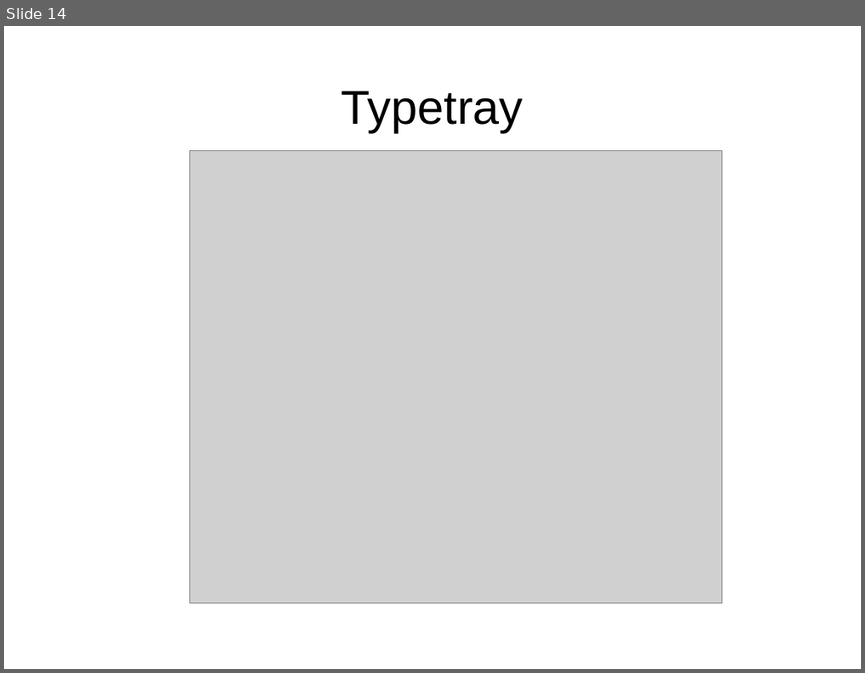
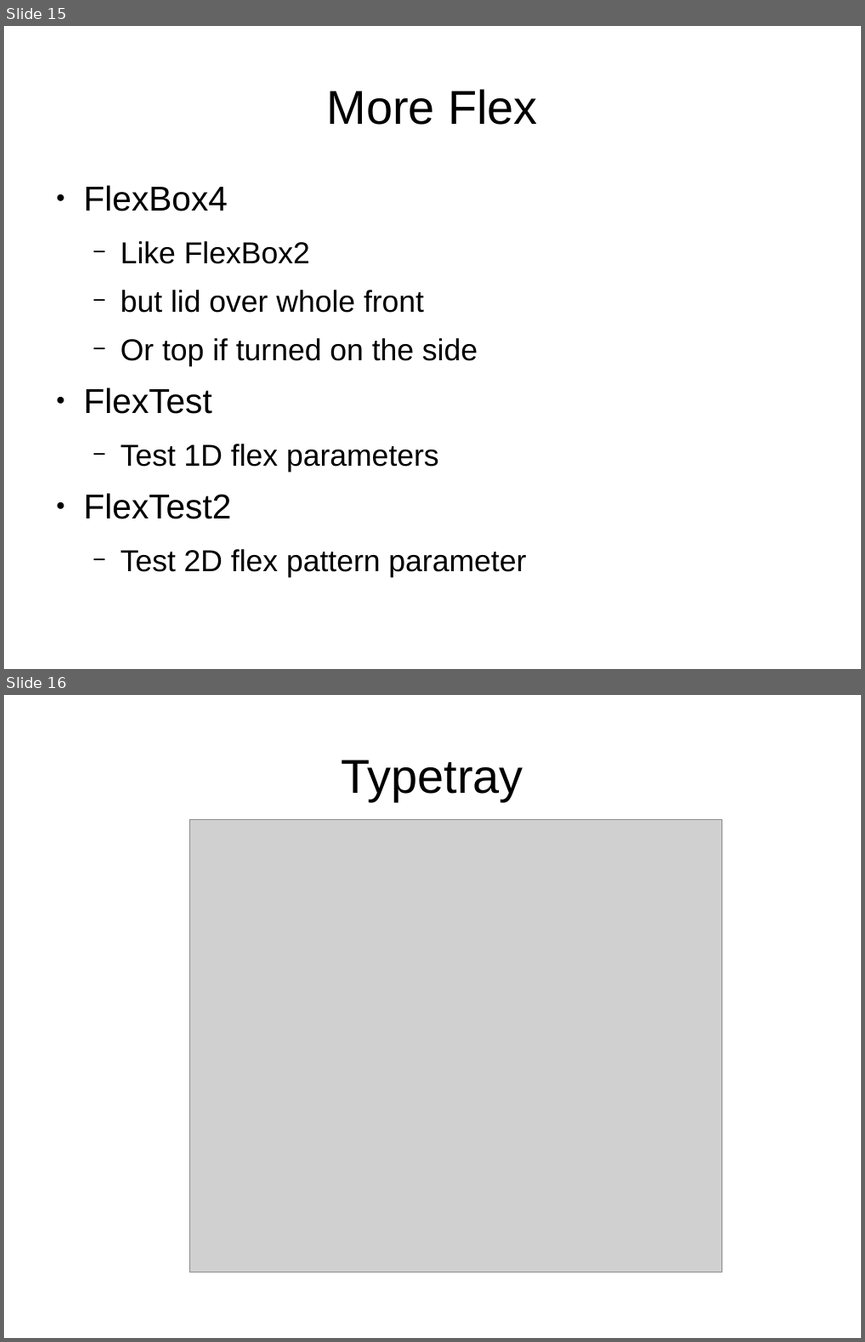
Before and after one commit to florianfesti/boxes, a slide deck: documentation/presentation.odp. Shown one above the other, each under a label of ours: slide 14 before the commit, slides 15 and 16 after it. The pictures are 865x673 and 865x1342 pixels, drawn with LibreOffice and Linux fonts; fonts in the diff are those of the drawing; grey boxes stand for pictures. Boxes give left, top, right and bottom in pixels: in the first picture for what was removed or moved away, otherwise in the second. Text is boxed around its words. In the diff, an @@ line names an element or a change of style, - is before the commit and + after.

```diff
--- a/documentation/presentation.odp
+++ b/documentation/presentation.odp
@@ slide 15 added at (4,26,861,669), background #FFFFFF @@
@@ title added at (327,89,537,125), 44 pt, text #000000 @@
+More Flex
@@ text added at (84,185,526,577), 28 pt, text #000000 @@
+● FlexBox4
+  − Like FlexBox2
+  − but lid over whole front
+  − Or top if turned on the side
+● FlexTest
+  − Test 1D flex parameters
+● FlexTest2
+  − Test 2D flex pattern parameter
@@ what was slide 14 is now slide 16 @@
```
Also in this commit, not shown: 3 slides changed, 3 other slides added.
